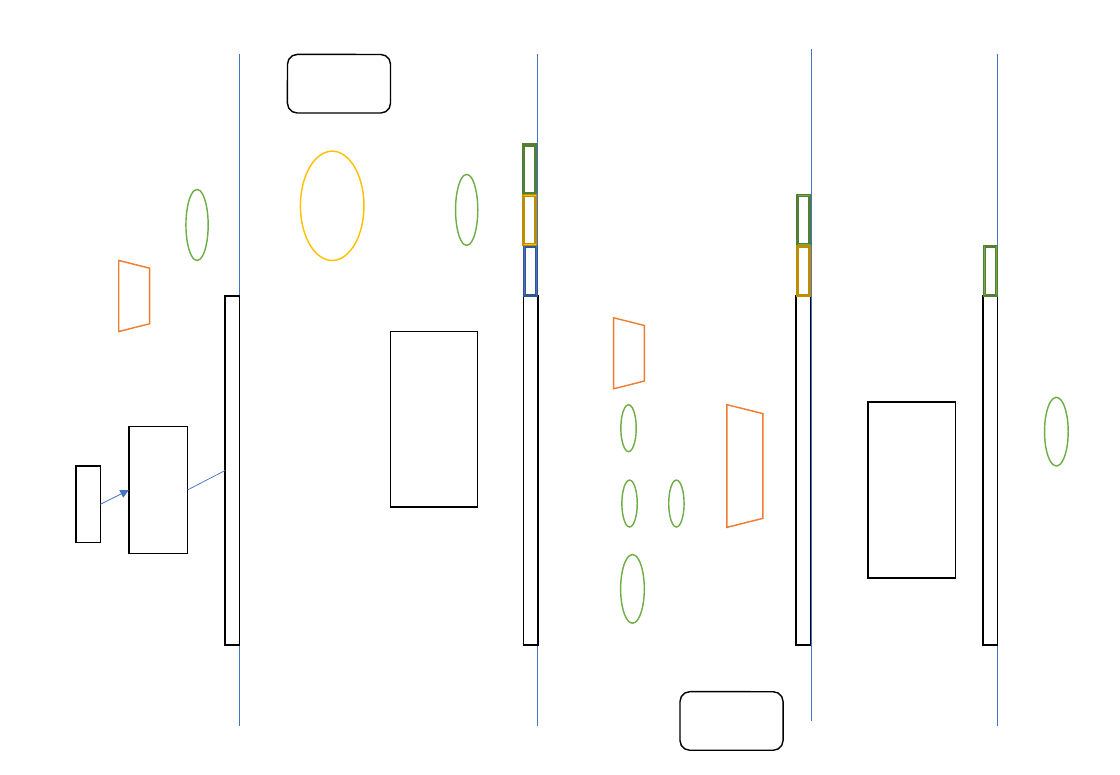
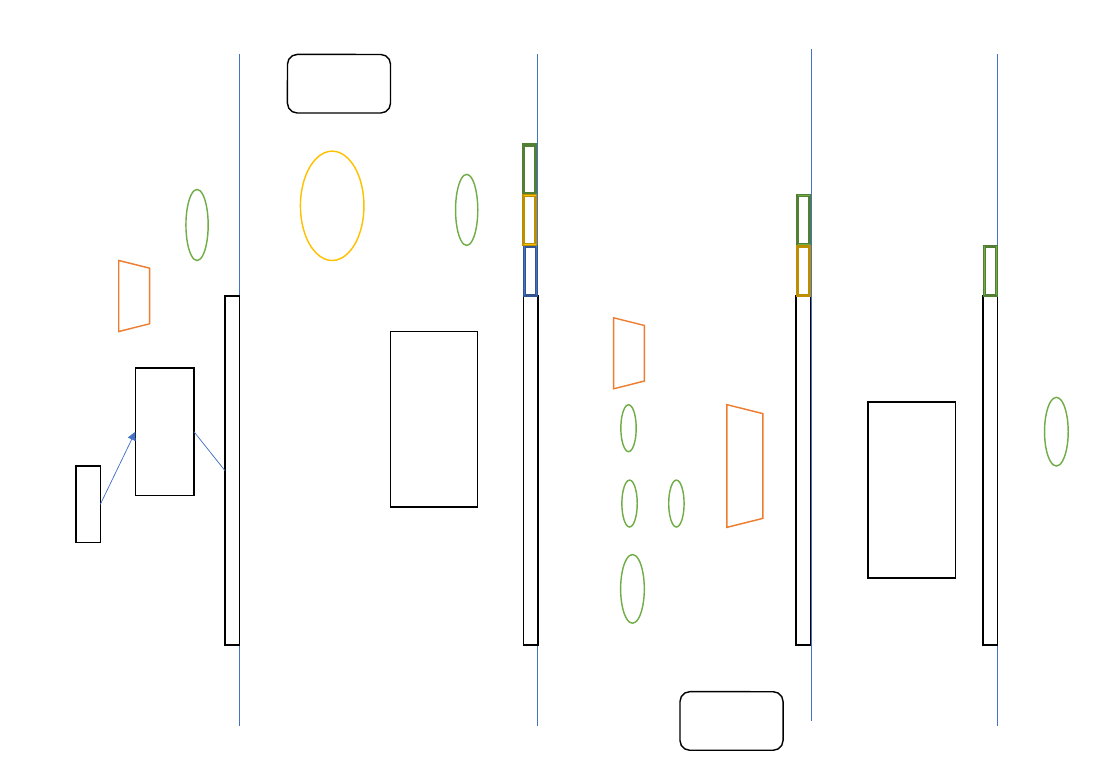
Before and after one commit to bingcheng1998/VE370, a slide deck: slide 1 of 32Bit MIPS CPU Architecture - made by Bingcheng.pptx. Drawn at 1120x775 pixels with LibreOffice and Linux fonts; fonts in the diff are those of the drawing. Boxes give left, top, right and bottom in pixels: in the first picture for what was removed or moved away, otherwise in the second. Text is boxed around its words. In the diff, an @@ line names an element or a change of style, - is before the commit and + after.

```diff
--- a/32Bit MIPS CPU Architecture - made by Bingcheng.pptx
+++ b/32Bit MIPS CPU Architecture - made by Bingcheng.pptx
@@ rectangle: place and size @@
-rectangle at (129,426,188,553)
+rectangle at (135,368,194,495)
@@ arrow moved from (100, 505) - (129, 490) to (100, 505) - (135, 432) @@
@@ line moved from (187, 490) - (225, 471) to (194, 432) - (225, 471) @@
```
Also in this commit, not shown: 33 other files.
